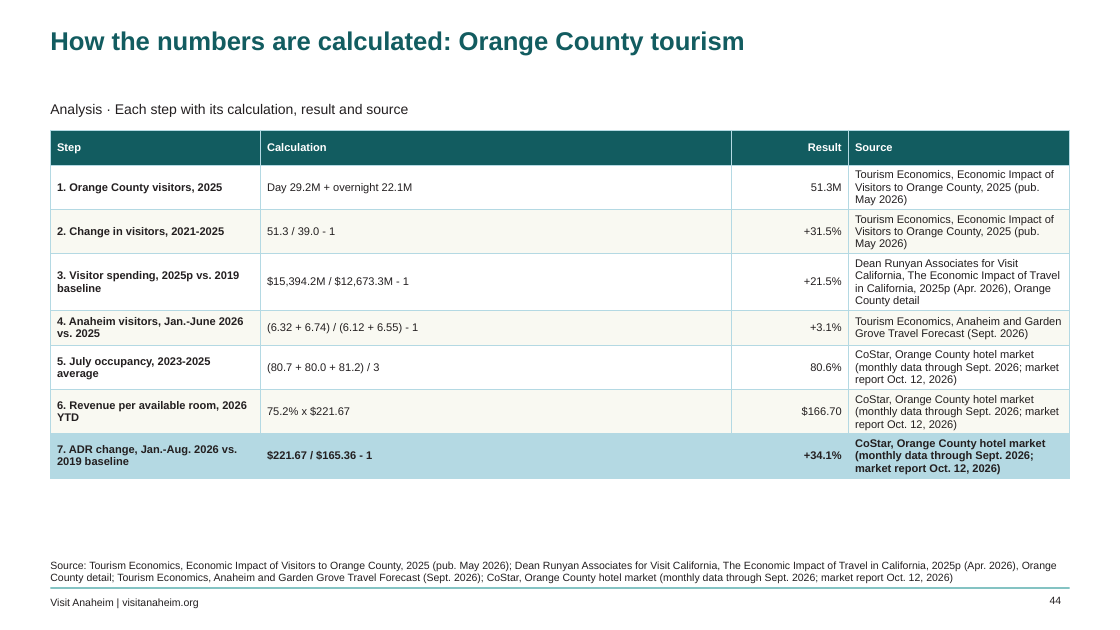
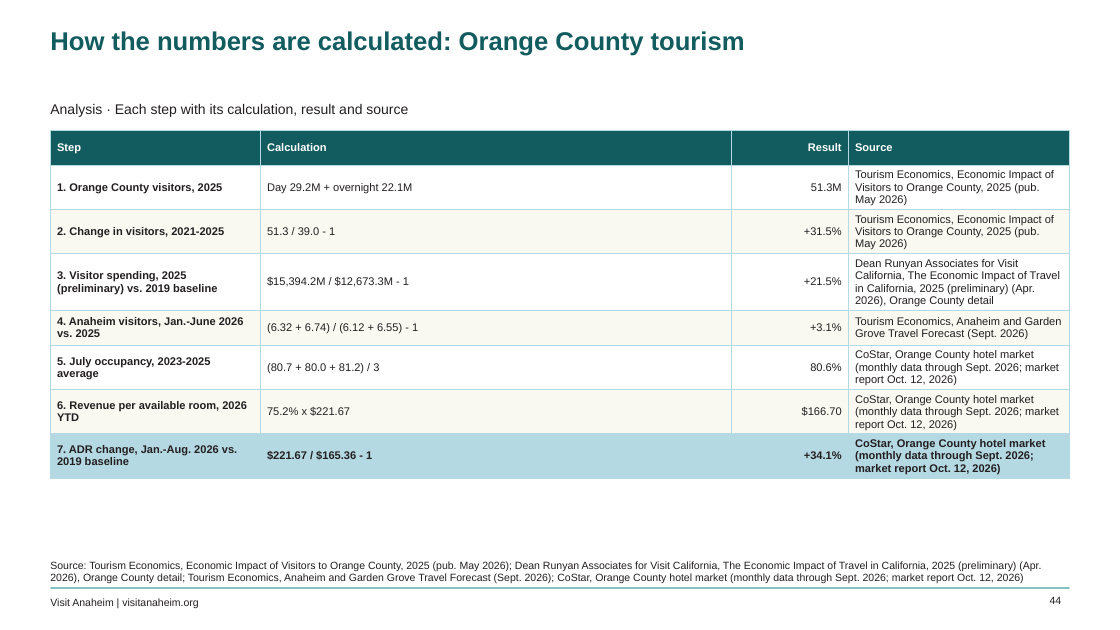
Before and after one commit to bi-visitanaheim/oc-vibe-insights, a slide deck: slide 44 of pipeline/OC_Vibe_Insights.pptx. Drawn at 1120x630 pixels with LibreOffice and Linux fonts; fonts in the diff are those of the drawing; background and template pictures are left out. Boxes give left, top, right and bottom in pixels: in the first picture for what was removed or moved away, otherwise in the second. Text is boxed around its words. In the diff, an @@ line names an element or a change of style, - is before the commit and + after.

```diff
--- a/pipeline/OC_Vibe_Insights.pptx
+++ b/pipeline/OC_Vibe_Insights.pptx
@@ table at [50, 130, 1070, 478] @@
-row 4, column 1: 3. Visitor spending, 2025p vs. 2019 baseline
+row 4, column 1: 3. Visitor spending, 2025 (preliminary) vs. 2019 baseline
-row 4, column 4: Dean Runyan Associates for Visit California, The Economic Impact of Travel in California, 2025p (Apr. 2026), Orange County detail
+row 4, column 4: Dean Runyan Associates for Visit California, The Economic Impact of Travel in California, 2025 (preliminary) (Apr. 2026), Orange County detail
@@ text at [50, 561, 1041, 583]: text changed @@
-Source: Tourism Economics, Economic Impact of Visitors to Orange County, 2025 (pub. May 2026); Dean Runyan Associates for Visit California, The Economic Impact of Travel in California, 2025p (Apr. 2026), Orange County detail; Tourism Economics, Anaheim and Garden Grove Travel Forecast (Sept. 2026); CoStar, Orange County hotel market (monthly data through Sept. 2026; market report Oct. 12, 2026)
+Source: Tourism Economics, Economic Impact of Visitors to Orange County, 2025 (pub. May 2026); Dean Runyan Associates for Visit California, The Economic Impact of Travel in California, 2025 (preliminary) (Apr. 2026), Orange County detail; Tourism Economics, Anaheim and Garden Grove Travel Forecast (Sept. 2026); CoStar, Orange County hotel market (monthly data through Sept. 2026; market report Oct. 12, 2026)
```
Also in this commit, not shown: 21 other slides changed, 16 other files.
